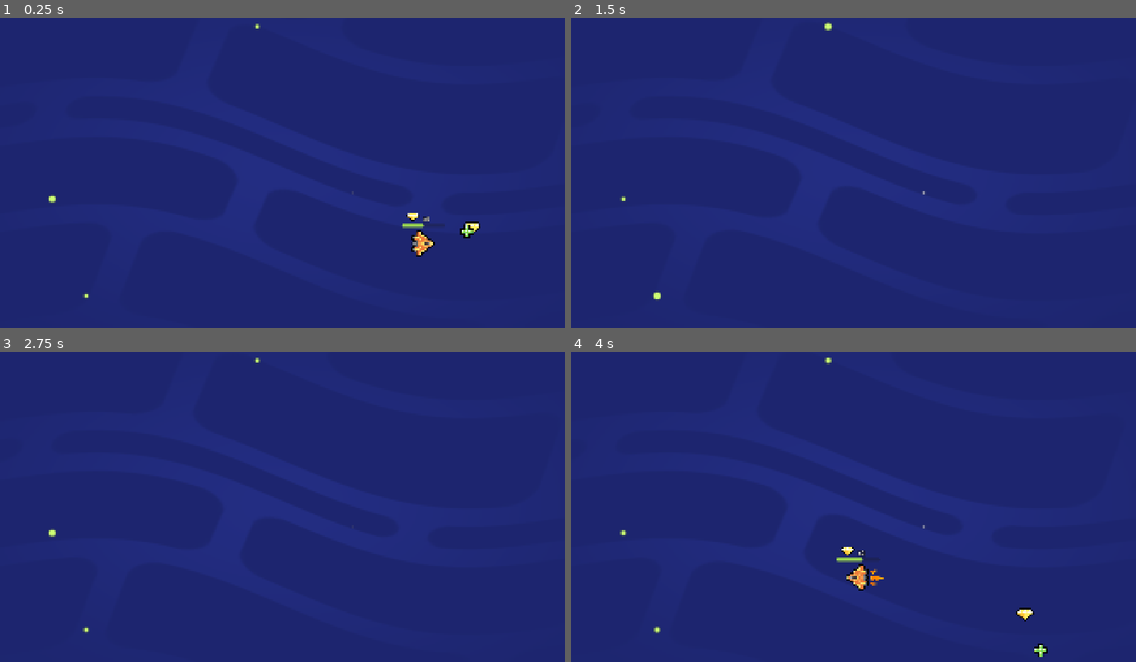
Above: before the commit, frames 1-4 (two rows, left to right).
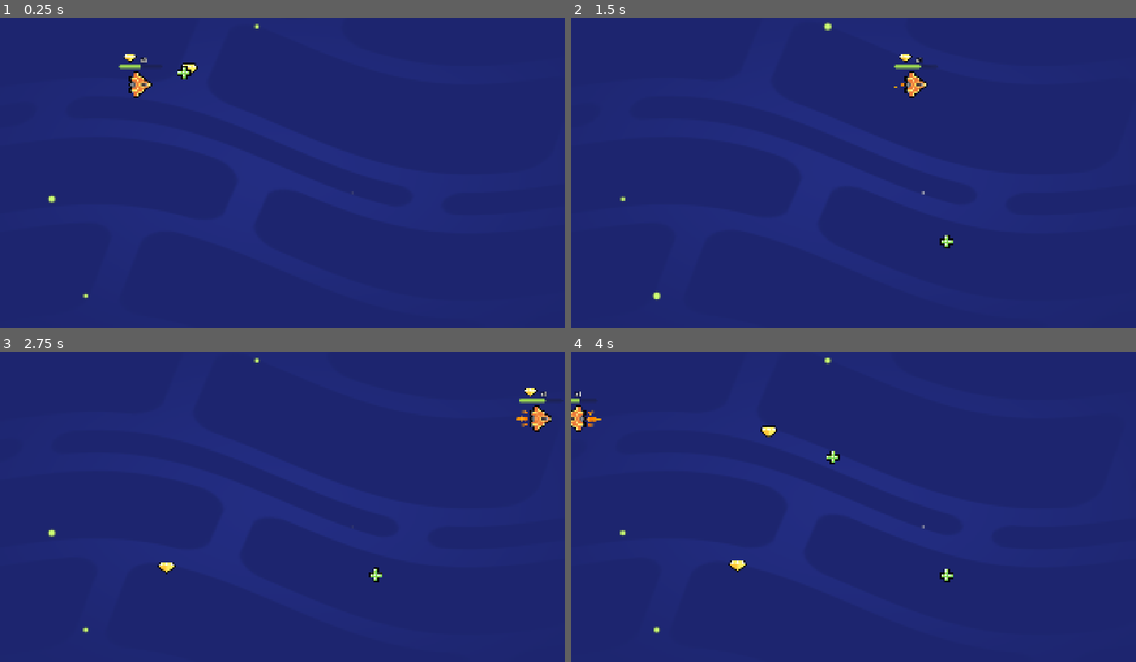
Above: after the commit, the same moments.

Repository: Ivis2225/MO5-Loot-ALL
Game: Godot game, scene res://lessons/space_level.tscn
Two runs of this game, one before a commit and one after it. Both use one fixed random seed, a clock stepped at 60 frames per second and the inputs below.
Inputs (mouse positions are in pixels of both pictures, inside the frame that each line leads up to):
- Up to frame 1 (0.25 s): no input
- Up to frame 2 (1.5 s): tap Enter at 0.5 s; move the mouse to (977, 154) at 0.52 s; hold D (move_right) 0.53-1.25 s; tap Z at 0.6 s; click (977, 154) at 0.67 s; tap Space at 0.77 s; drag from (740, 185) to (825, 231) at 1.27 s
- Up to frame 3 (2.75 s): move the mouse to (339, 432) at 2.02 s; hold D (move_right) from 2.03 s (still down); tap Z at 2.1 s
- Up to frame 4 (4 s): release D (move_right) at 2.75 s; drag from (825, 565) to (684, 454) at 2.77 s; move the mouse to (1023, 550) at 3.52 s; hold A (move_left) from 3.53 s (still down); tap Z at 3.6 s; tap Space at 3.77 s

The runs differ from the first frame. In frame 1, 1.0% of the frame differs, in the area x 9-85%, y 2-91%; in frame 2, 0.5%; in frame 3, 0.6%; in frame 4, 1.3%, in the area x 0-85%, y 1-99%.

Commit message:
M5-L10 completed
M5-L10 completed

Diff:
--- a/lessons/item.gd
+++ b/lessons/item.gd
@@ -3,6 +3,16 @@
 
 func _ready() -> void:
 	area_entered.connect(_on_area_entered)
+	play_floating_animation()
 
+func play_floating_animation() -> void:
+	var tween := create_tween()
+	tween.set_trans(Tween.TRANS_SINE)
+	var sprite_2d := get_node("Sprite2D")
+	var position_offset := Vector2(0.0, 4.0)
+	var duration = randf_range(0.8, 1.2)
+	tween.tween_property(sprite_2d, "position", position_offset, duration)
+	tween.tween_property(sprite_2d, "position", -1.0 * position_offset, duration)
+	tween.set_loops()
 func _on_area_entered(area_that_entered: Area2D)-> void:
 	queue_free()
--- a/random_item_placer.tscn
+++ b/random_item_placer.tscn
@@ -7,5 +7,3 @@
 
 [node name="Timer" type="Timer" parent="."]
 autostart = true
-
-[node name="Camera2D" type="Camera2D" parent="."]
